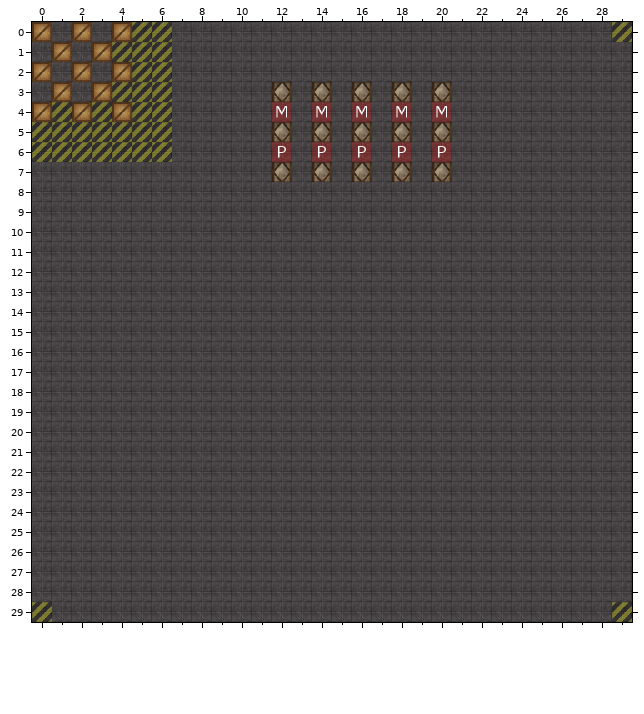
Two versions of a level (Tiled map, FrozenPizzaServer/bin/Debug/maps/dev.tmx). Above, as it was before the edit.
Cells are 32x32 px. Shown: x 0..29, y 0..29.
Now the later version:
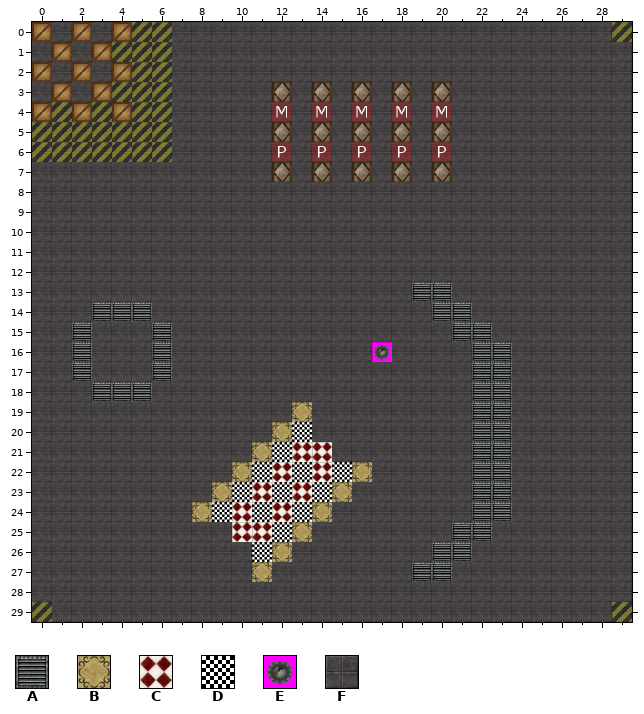
Key: from "city": A 22, B 34, C 71, D 129, E 151, F 244.
_ is an empty cell.
What changed:
Layer "Floor":
Tile F gives way to tile C in row 21 at x 13 to 14; in row 22 at x 12 and 14; in row 23 at x 11 and 13; in row 24 at x 10 and 12; in row 25 at x 10 to 11.
Tile F gives way to tile D in row 20 at x 13; in row 21 at x 12; in row 22 at x 11, 13 and 15; in row 23 at x 10, 12 and 14; in row 24 at x 9, 11 and 13; in row 25 at x 12.
Tile F gives way to tile D in row 26 at x 11.
Layer "Wall":
The edit adds tile A in row 13 at x 19 to 20; in row 14 at x 3 to 5 and 20 to 21; in row 15 at x 2, 6 and 21 to 22; in rows 16 to 17 at x 2, 6 and 22 to 23; in row 18 at x 3 to 5 and 22 to 23; in rows 19 to 24 at x 22 to 23.
The edit adds tile A in row 25 at x 21 to 22; in row 26 at x 20 to 21; in row 27 at x 19 to 20.
The edit adds tile B in row 19 at x 13; in row 20 at x 12; in row 21 at x 11; in row 22 at x 10 and 16; in row 23 at x 9 and 15; in row 24 at x 8 and 14.
The edit adds tile B in row 25 at x 13; in row 26 at x 12; in row 27 at x 11.
The edit adds tile E in row 16 at x 17.
Changed places in both pictures, as pixel boxes (x1, y1, x2, y2):
added: (412, 282, 512, 582)
added: (72, 302, 172, 402)
added: (372, 342, 392, 362)
changed: (192, 402, 372, 582)
